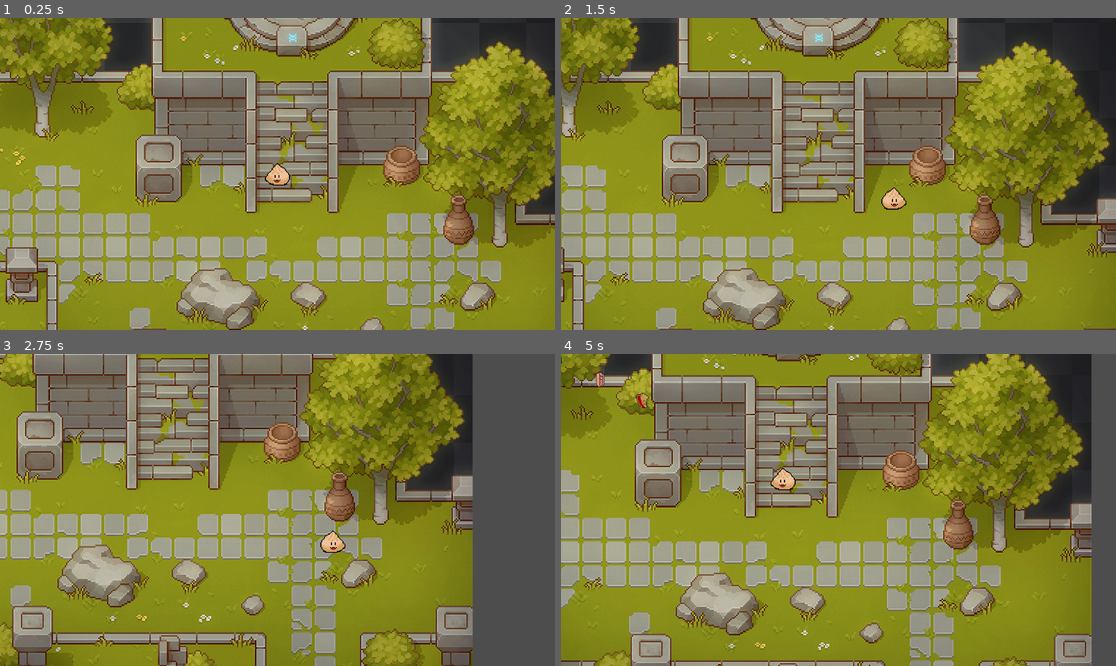
Above: before the commit, frames 1-4 (two rows, left to right).
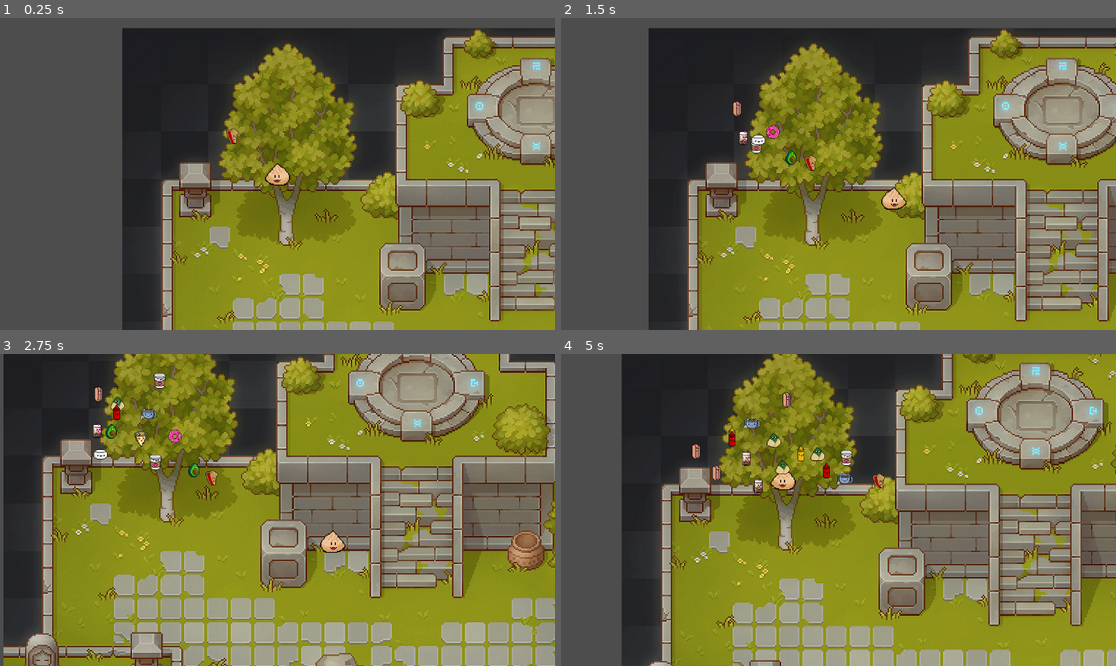
Above: after the commit, the same moments.

Repository: SteamedKoko/Gluttony
Game: Godot game, scene res://scenes/arena/arena.tscn
Same seed, same stepped clock (60 frames per second), same inputs: the game is played once before the commit and once after it.
Inputs:
- Up to frame 1 (0.25 s): no input
- Up to frame 2 (1.5 s): hold F (right) 0.53-1.28 s; hold Down (down) from 1.28 s (still down)
- Up to frame 3 (2.75 s): release Down (down) at 2.03 s; hold F (right) from 2.03 s (still down)
- Up to frame 4 (5 s): release F (right) at 2.78 s; hold Up (up) 2.78-3.53 s; hold S (left) from 3.53 s (still down)

The runs differ from the first frame. In frame 1, 86% of the frame differs, in the area x 0-100%, y 0-100%; in frame 2, 85%; in frame 3, 83%; in frame 4, 83%.

Commit message:
feat: monsters repel eachother; basic level system; attack, health, and hurtbox components

Diff:
--- a/entities/monsters/BaseMonster.tscn
+++ b/entities/monsters/BaseMonster.tscn
@@ -1,20 +1,3 @@
-[gd_scene load_steps=4 format=3 uid="uid://dc468wyvg3gtb"]
-
-[ext_resource type="Script" uid="uid://chbsh6fscghxc" path="res://entities/monsters/base_monster.gd" id="1_sl6m7"]
-[ext_resource type="PackedScene" uid="uid://cmiuc2trhsyq7" path="res://utils/soft_collision/soft_collision.tscn" id="2_sl6m7"]
-
-[sub_resource type="RectangleShape2D" id="RectangleShape2D_sl6m7"]
+[gd_scene format=3 uid="uid://dc468wyvg3gtb"]
 
 [node name="BaseMonster" type="CharacterBody2D"]
-disable_mode = 1
-collision_layer = 4
-collision_mask = 9
-script = ExtResource("1_sl6m7")
-metadata/_custom_type_script = "uid://chbsh6fscghxc"
-
-[node name="CollisionShape2D" type="CollisionShape2D" parent="."]
-shape = SubResource("RectangleShape2D_sl6m7")
-debug_color = Color(0.985773, 0, 0.330404, 0.42)
-
-[node name="SoftCollision" parent="." instance=ExtResource("2_sl6m7")]
-scale = Vector2(1.425, 1.425)
--- a/entities/monsters/base_monster.gd
+++ b/entities/monsters/base_monster.gd
@@ -4,33 +4,28 @@
 @onready var player = get_tree().get_nodes_in_group("player")[0]
 @onready var soft_collision = $SoftCollision
 
-var move_speed: float = 100
-var acceleration: float = 100
+@export var push_strength = 800
+@export var move_speed: float = 100
+@export var acceleration: float = 300
 
-var _exp_value: float = 1
-var _damage: float = 1
-
-func _ready() -> void:
-	pass
+var _exp_value: float = 10
 
 func _physics_process(_delta: float) -> void:
 	move_monster(_delta)
+
 
 func move_monster(delta) -> void:
 	var direction = (player.global_position - global_position).normalized()
 	velocity = velocity.move_toward(direction * move_speed, acceleration * delta)
 
 	if soft_collision.is_colliding():
-		velocity += soft_collision.get_push_vector() * delta * 200
+		velocity += soft_collision.get_push_vector() * delta * push_strength
 
 	velocity.x = clamp(velocity.x, -move_speed, move_speed)
 	velocity.y = clamp(velocity.y, -move_speed, move_speed)
 	move_and_slide()
 
 
-func player_collision_action(body: Node2D) -> void:
-	body.eat_food(_exp_value, _damage)
-	perish()
-
 func perish() -> void:
+	player.current_exp += _exp_value
 	queue_free()
--- /dev/null
+++ b/entities/monsters/consumable_monster.gd
@@ -0,0 +1,5 @@
+extends BaseMonster
+
+
+func _on_attack_dealt_damage() -> void:
+	perish()
--- /dev/null
+++ b/entities/monsters/consumable_monster.tscn
@@ -0,0 +1,33 @@
+[gd_scene load_steps=6 format=3 uid="uid://bq0pxhpgrk6oq"]
+
+[ext_resource type="Script" uid="uid://c2eys7m02t08e" path="res://entities/monsters/consumable_monster.gd" id="1_8t66q"]
+[ext_resource type="PackedScene" uid="uid://cmiuc2trhsyq7" path="res://utils/soft_collision/soft_collision.tscn" id="2_fphre"]
+[ext_resource type="PackedScene" uid="uid://cd07nhfaef5cy" path="res://utils/attack/attack.tscn" id="3_8t66q"]
+
+[sub_resource type="RectangleShape2D" id="RectangleShape2D_qfm1j"]
+
+[sub_resource type="RectangleShape2D" id="RectangleShape2D_8t66q"]
+
+[node name="ConsumableMonster" type="CharacterBody2D"]
+collision_layer = 4
+collision_mask = 9
+script = ExtResource("1_8t66q")
+metadata/_custom_type_script = "uid://chbsh6fscghxc"
+
+[node name="CollisionShape2D" type="CollisionShape2D" parent="."]
+visible = false
+shape = SubResource("RectangleShape2D_qfm1j")
+debug_color = Color(0.972363, 0, 0.441565, 0.42)
+
+[node name="SoftCollision" parent="." instance=ExtResource("2_fphre")]
+visible = false
+scale = Vector2(1.425, 1.425)
+
+[node name="Attack" parent="." instance=ExtResource("3_8t66q")]
+collision_mask = 8
+damage = 1.0
+
+[node name="CollisionShape2D" type="CollisionShape2D" parent="Attack"]
+shape = SubResource("RectangleShape2D_8t66q")
+
+[connection signal="dealt_damage" from="Attack" to="." method="_on_attack_dealt_damage"]
--- a/entities/player/player.gd
+++ b/entities/player/player.gd
@@ -4,14 +4,35 @@
 @export var speed: float = 250
 @export var max_hp: float = 100
 @export var damage_modifier: float = 1
+@export var max_health_lost_per_level: float = 10
+
+@export var exp_per_level: float = 10
+@export var exp_scaling: float = 3
 
 @onready var sprite: AnimatedSprite2D = $AnimatedSprite2D
+@onready var health: Health = $Health
 
-var current_exp: float = 0
+signal leveled_up
+
+var current_exp: float:
+	set(val):
+		current_exp = val
+		if current_exp > next_level_experience:
+			level_up()
+
 var current_level: float = 0
-var current_hp: float = 100
+var next_level_experience: float = 10
 
 var is_facing_left: bool = true
+
+func level_up():
+	while current_exp >= next_level_experience:
+		current_level+=1
+		next_level_experience += pow(current_level, exp_scaling) + exp_per_level
+		print('current level ', current_level, ',current exp ', current_exp, ', next level ', next_level_experience)
+		leveled_up.emit()
+		health.take_max_health(max_health_lost_per_level)
+
 
 func get_movement():
 	var input = Input.get_vector("left", "right", "up", "down")
@@ -26,12 +47,18 @@
 		scale.x = -1
 		is_facing_left = true
 
-
-func eat_food(exp_gained: float, damage: float):
-	# queue nom sound
-	current_hp -= damage
-	current_exp += exp_gained
+func add_exp(exp_to_add: float):
+	current_exp += exp_to_add
 
 func _physics_process(_delta: float) -> void:
 	get_movement()
 	move_and_slide()
+
+
+func _on_health_health_delpleted() -> void:
+	print('you ded')
+	# queue_free()
+
+
+func _on_hurt_box_took_damage() -> void:
+	pass
--- a/entities/player/player.tscn
+++ b/entities/player/player.tscn
@@ -1,7 +1,9 @@
-[gd_scene load_steps=5 format=3 uid="uid://cetseqdkeuyvr"]
+[gd_scene load_steps=7 format=3 uid="uid://cetseqdkeuyvr"]
 
 [ext_resource type="Script" uid="uid://dbmggphqcyl8" path="res://entities/player/player.gd" id="1_abrql"]
 [ext_resource type="Texture2D" uid="uid://buj8jnnj66ub8" path="res://entities/player/sprites/v1_4frame3.png" id="1_symyc"]
+[ext_resource type="PackedScene" uid="uid://cy0ic1sihaot4" path="res://utils/hurt_box/hurt_box.tscn" id="3_sglur"]
+[ext_resource type="PackedScene" uid="uid://dtqtnwsjxg55d" path="res://utils/health/health.tscn" id="4_bls4j"]
 
 [sub_resource type="RectangleShape2D" id="RectangleShape2D_abrql"]
 size = Vector2(38, 21)
@@ -18,10 +20,11 @@
 }]
 
 [node name="Player" type="CharacterBody2D" groups=["player"]]
-collision_layer = 8
+collision_layer = 0
 script = ExtResource("1_abrql")
 
 [node name="CollisionShape2D" type="CollisionShape2D" parent="."]
+visible = false
 position = Vector2(2, 7.5)
 shape = SubResource("RectangleShape2D_abrql")
 
@@ -32,3 +35,17 @@
 [node name="Camera2D" type="Camera2D" parent="."]
 drag_horizontal_enabled = true
 drag_vertical_enabled = true
+
+[node name="HurtBox" parent="." node_paths=PackedStringArray("health") instance=ExtResource("3_sglur")]
+collision_layer = 8
+health = NodePath("../Health")
+
+[node name="CollisionShape2D" type="CollisionShape2D" parent="HurtBox"]
+position = Vector2(2, 7.5)
+shape = SubResource("RectangleShape2D_abrql")
+
+[node name="Health" parent="." instance=ExtResource("4_bls4j")]
+max_health = 100.0
+
+[connection signal="took_damage" from="HurtBox" to="." method="_on_hurt_box_took_damage"]
+[connection signal="health_delpleted" from="Health" to="." method="_on_health_health_delpleted"]
--- a/entities/spawner/spawner.tscn
+++ b/entities/spawner/spawner.tscn
@@ -6,6 +6,7 @@
 script = ExtResource("1_g400x")
 
 [node name="SpawnTimer" type="Timer" parent="."]
+wait_time = 0.2
 autostart = true
 
 [connection signal="timeout" from="SpawnTimer" to="." method="_on_spawn_timer_timeout"]
--- a/globals/global_sprite_assets.gd
+++ b/globals/global_sprite_assets.gd
@@ -2,6 +2,7 @@
 extends Node
 
 const MONSTER_SCENE: PackedScene = preload("res://entities/monsters/BaseMonster.tscn")
+const CONSUMABLE_MONSTER_SCENE: PackedScene = preload("res://entities/monsters/consumable_monster.tscn")
 
 const DEFAULT_MONSTER_WIDTH: int = 35
 const DEFAULT_MONSTER_HEIGHT: int = 35
@@ -20,7 +21,7 @@
 	monster_asset.get_or_add("frames", DEFAULT_MONSTER_FRAMES)
 	monster_asset.get_or_add("row", DEFAULT_MONSTER_ROW)
 
-	var new_monster: BaseMonster = MONSTER_SCENE.instantiate()
+	var new_monster: BaseMonster = CONSUMABLE_MONSTER_SCENE.instantiate()
 
 	var _sprite_loader = SpriteLoader.new()
 	_sprite_loader.load_sprite(monster_asset.resource, monster_asset.width, monster_asset.height, monster_asset.frames, monster_asset.row)
--- a/scenes/arena/arena.tscn
+++ b/scenes/arena/arena.tscn
@@ -12,6 +12,6 @@
 texture = ExtResource("1_5tue2")
 
 [node name="Player" parent="." instance=ExtResource("1_1qjuf")]
-position = Vector2(598, 303)
+position = Vector2(92, 78)
 
 [node name="Spawner" parent="." instance=ExtResource("2_8trdl")]
--- /dev/null
+++ b/utils/attack/attack.gd
@@ -0,0 +1,11 @@
+class_name Attack
+extends Area2D
+
+@export var damage: float = 50
+
+signal dealt_damage
+
+func _on_area_entered(area:Area2D) -> void:
+    if area is HurtBox:
+        area.receive_damage(damage)
+        dealt_damage.emit()
--- /dev/null
+++ b/utils/attack/attack.tscn
@@ -0,0 +1,10 @@
+[gd_scene load_steps=2 format=3 uid="uid://cd07nhfaef5cy"]
+
+[ext_resource type="Script" uid="uid://1ab276wrgw0r" path="res://utils/attack/attack.gd" id="1_18j6u"]
+
+[node name="Attack" type="Area2D"]
+collision_layer = 0
+collision_mask = 0
+script = ExtResource("1_18j6u")
+
+[connection signal="area_entered" from="." to="." method="_on_area_entered"]
--- /dev/null
+++ b/utils/health/health.gd
@@ -0,0 +1,21 @@
+class_name Health
+extends Node
+
+@export var max_health: float
+
+@onready var health: float = max_health
+
+signal health_delpleted()
+
+
+func take_health(amount_to_decrease: float):
+    health = maxf(0, health - amount_to_decrease)
+    print(health)
+    if health == 0:
+        health_delpleted.emit()
+
+
+func take_max_health(amount_to_decrease: float):
+    max_health = maxf(1, max_health - amount_to_decrease)
+    if health > max_health:
+        health = max_health
--- /dev/null
+++ b/utils/health/health.tscn
@@ -0,0 +1,6 @@
+[gd_scene load_steps=2 format=3 uid="uid://dtqtnwsjxg55d"]
+
+[ext_resource type="Script" uid="uid://cfbnkrrci5jjf" path="res://utils/health/health.gd" id="1_y5ksp"]
+
+[node name="Health" type="Node"]
+script = ExtResource("1_y5ksp")
--- /dev/null
+++ b/utils/hurt_box/hurt_box.gd
@@ -0,0 +1,20 @@
+class_name HurtBox
+extends Area2D
+
+@export var health: Health
+@export var invulerability_time_seconds: float = .5
+
+signal took_damage
+
+func receive_damage(damage: float):
+	if monitoring:
+		iframes()
+		health.take_health(damage)
+		took_damage.emit()
+
+
+func iframes():
+	if monitoring:
+		monitoring = false
+		await get_tree().create_timer(invulerability_time_seconds).timeout
+		monitoring = true
--- /dev/null
+++ b/utils/hurt_box/hurt_box.tscn
@@ -0,0 +1,10 @@
+[gd_scene load_steps=2 format=3 uid="uid://cy0ic1sihaot4"]
+
+[ext_resource type="Script" uid="uid://b0010kpx51nj5" path="res://utils/hurt_box/hurt_box.gd" id="1_e04rp"]
+
+[node name="HurtBox" type="Area2D"]
+collision_layer = 0
+collision_mask = 0
+script = ExtResource("1_e04rp")
+
+[connection signal="area_entered" from="." to="." method="_on_area_entered"]
Not shown, added: entities/monsters/consumable_monster.gd.uid
Not shown, added: utils/attack/attack.gd.uid
Not shown, added: utils/health/health.gd.uid
Not shown, added: utils/hurt_box/hurt_box.gd.uid
